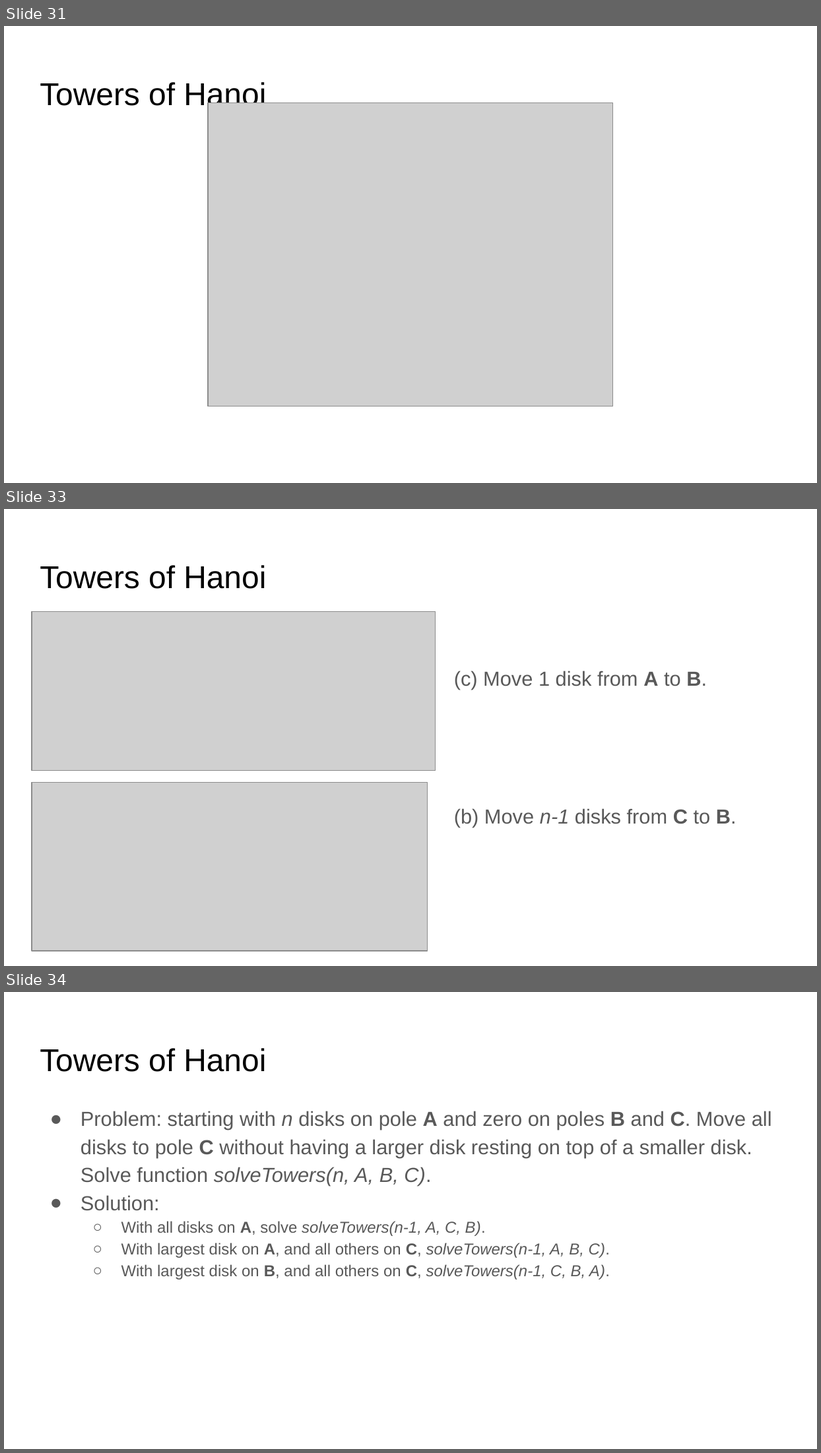
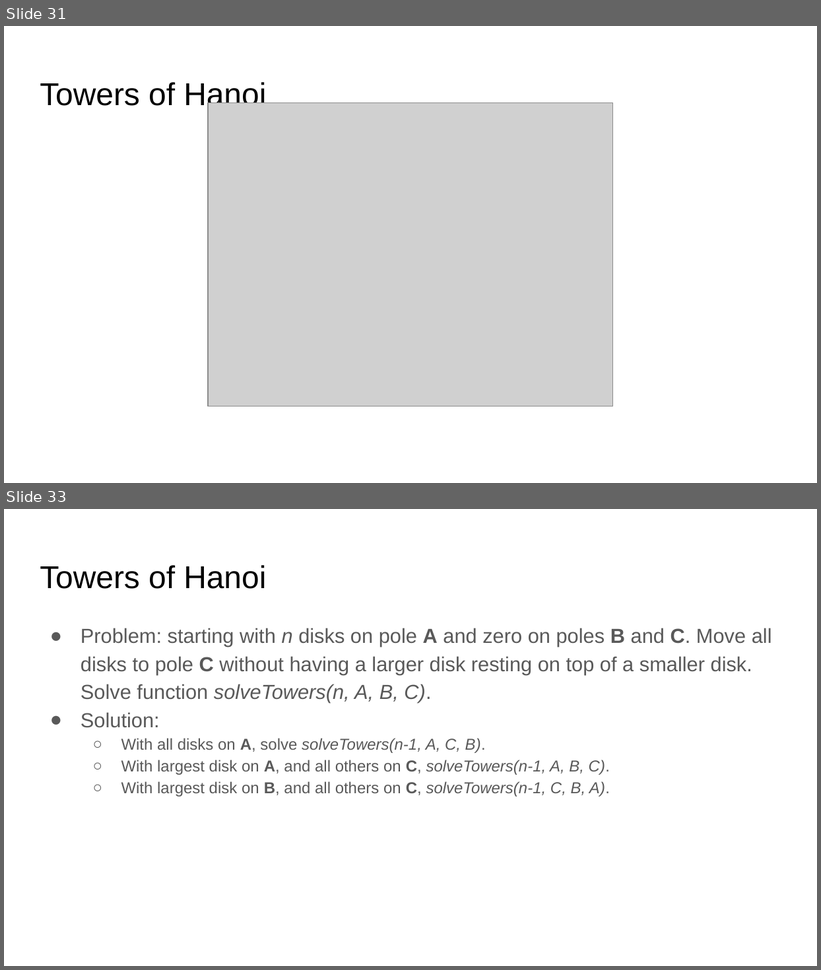
Before and after one commit to regisin/regisin.github.io, a slide deck: resume/pdf/Recursion.pptx. Shown one above the other, each under a label of ours: slides 31, 33 and 34 before the commit, slides 31 and 33 after it; the slides between them are not shown. The pictures are 821x1453 and 821x970 pixels, drawn with LibreOffice and Linux fonts; fonts in the diff are those of the drawing; grey boxes stand for pictures. Boxes give left, top, right and bottom in pixels: in the first picture for what was removed or moved away, otherwise in the second. Text is boxed around its words. In the diff, an @@ line names an element or a change of style, - is before the commit and + after.

```diff
--- a/resume/pdf/Recursion.pptx
+++ b/resume/pdf/Recursion.pptx
@@ slide 33 removed at (4,509,817,966), background #FFFFFF @@
@@ title removed at (40,565,266,589) @@
-Towers of Hanoi
@@ picture removed at (32,611,435,771) @@
@@ text removed at (454,671,737,828) @@
-(c) Move 1 disk from A to B.
-(b) Move n-1 disks from C to B.
@@ picture removed at (32,782,428,951) @@
@@ what was slide 34 is now slide 33 @@
```
Also in this commit, not shown: 1 slide changed, 1 other slide removed, 1 other file.
